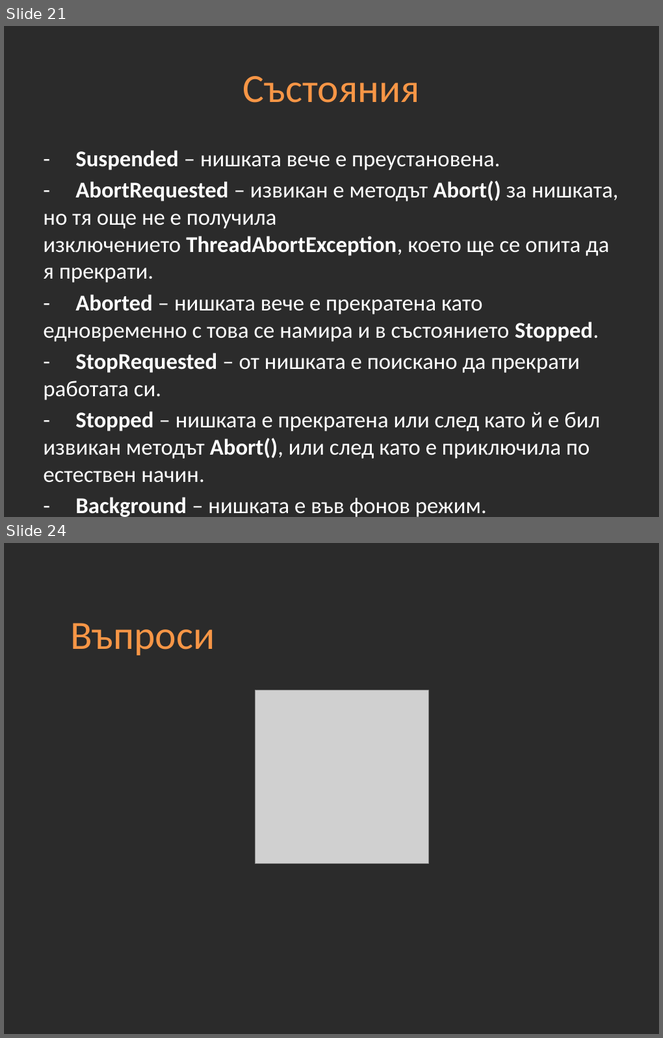
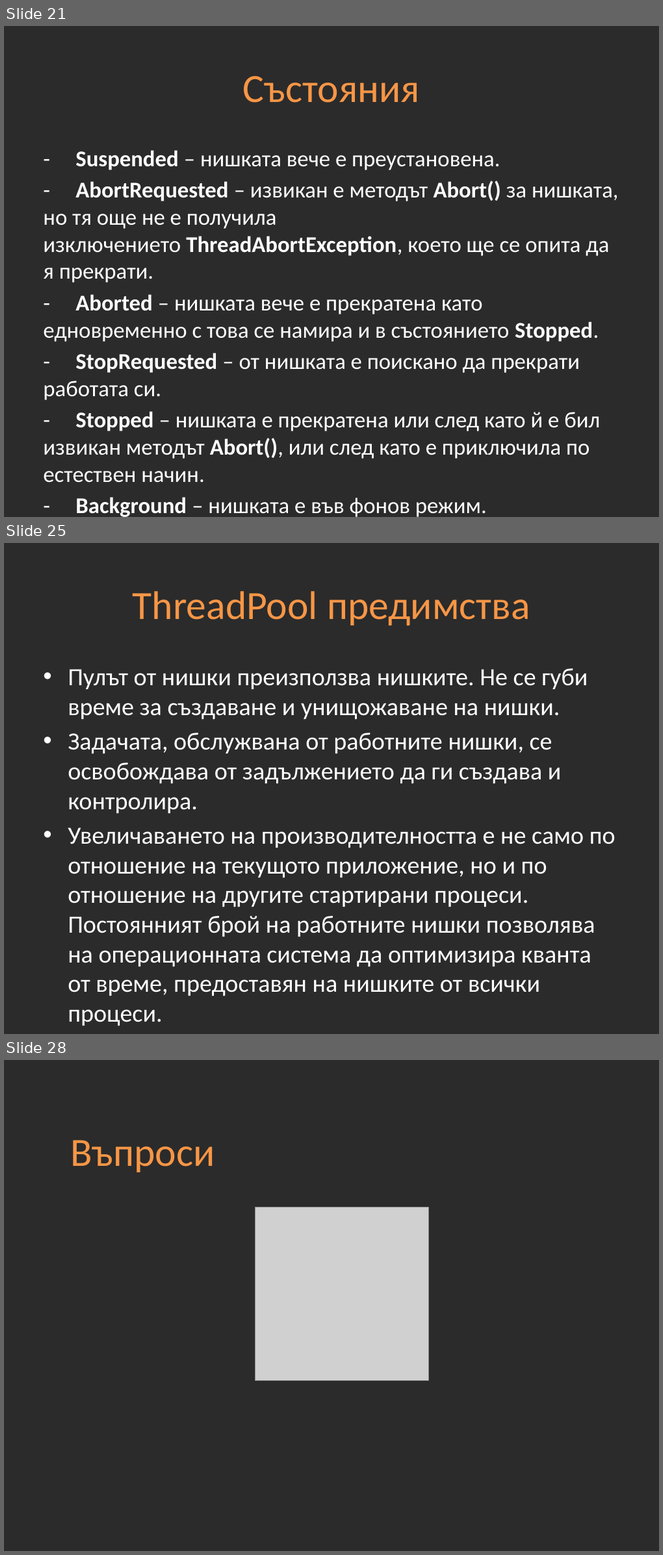
Before and after one commit to Academy-Soft-Intellect/Dot-Net-Course, a slide deck: 14-Multithreading.pptx. Shown one above the other, each under a label of ours: slides 21 and 24 before the commit, slides 21, 25 and 28 after it; the slides between them are not shown. The pictures are 663x1038 and 663x1555 pixels, drawn with LibreOffice and Linux fonts; fonts in the diff are those of the drawing; grey boxes stand for pictures; background and template pictures are left out; a plain dark background stands for a picture behind light text. Boxes give left, top, right and bottom in pixels: in the first picture for what was removed or moved away, otherwise in the second. Text is boxed around its words. In the diff, an @@ line names an element or a change of style, - is before the commit and + after.

```diff
--- a/14-Multithreading.pptx
+++ b/14-Multithreading.pptx
@@ slide 25 added at (x1=4, y1=543, x2=659, y2=1034), background picture (left out) @@
@@ title added at (x1=133, y1=591, x2=530, y2=626), 44 pt, text #F79646 @@
+ThreadPool предимства
@@ text added at (x1=68, y1=668, x2=616, y2=1027), 27.2 pt, text #FFFFFF @@
+• Пулът от нишки преизползва нишките. Не се губи време за създаване и унищожаване на нишки.
+• Задачата, обслужвана от работните нишки, се освобождава от задължението да ги създава и контролира.
+• Увеличаването на производителността е не само по отношение на текущото приложение, но и по отношение на другите стартирани процеси. Постоянният брой на работните нишки позволява на операционната система да оптимизира кванта от време, предоставян на нишките от всички процеси.
@@ what was slide 24 is now slide 28 @@
```
Also in this commit, not shown: 1 slide changed, 4 other slides added, 1 slide removed, 50 other files.
